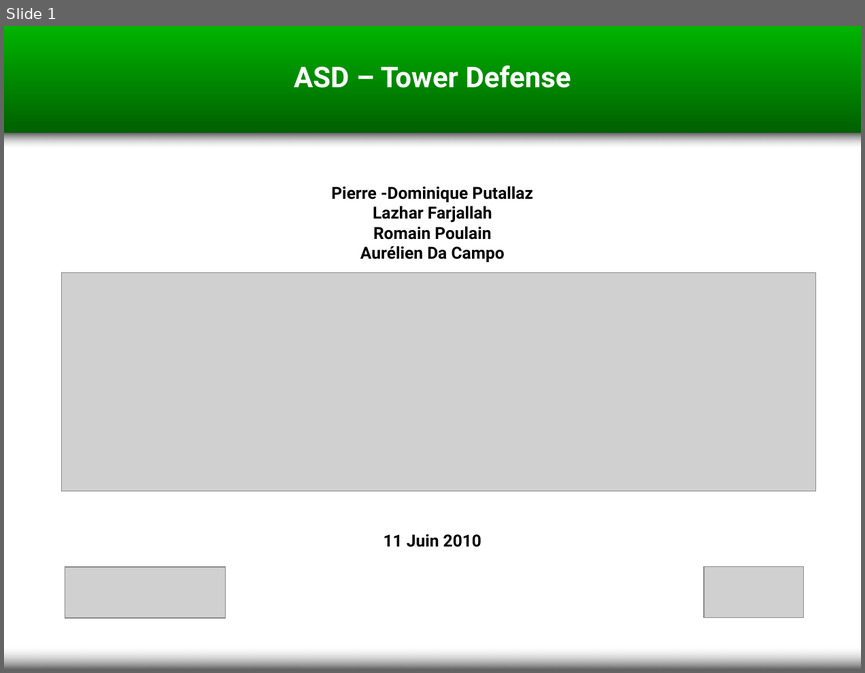
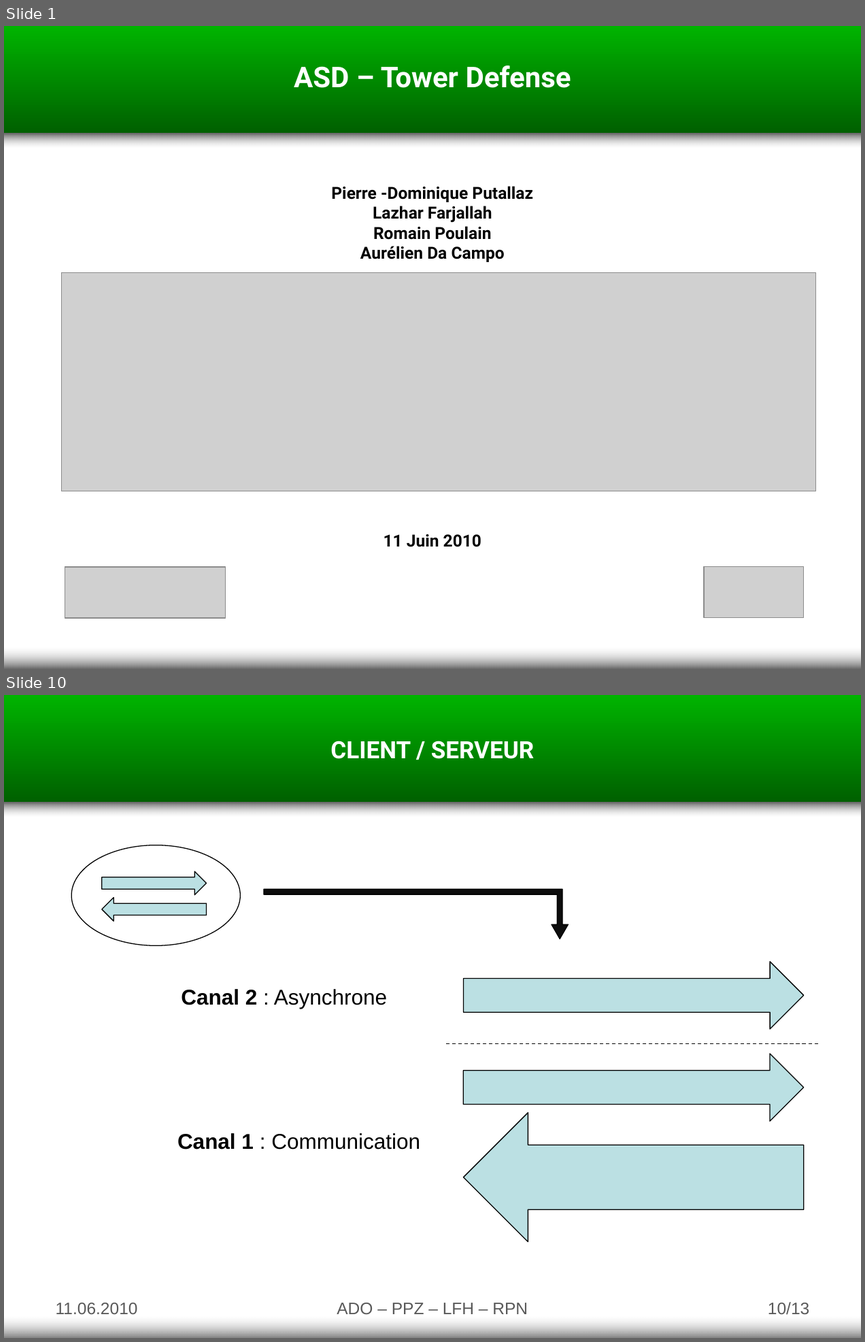
Before and after one commit to Adolio/asd-tower-defense, a slide deck: documents/v2.0/Presentation - PierreDo.pptx. Shown one above the other, each under a label of ours: slide 1 before the commit, slides 1 and 10 after it; the slides between them are not shown. The pictures are 865x673 and 865x1342 pixels, drawn with LibreOffice and Linux fonts; fonts in the diff are those of the drawing; grey boxes stand for pictures. Boxes give left, top, right and bottom in pixels: in the first picture for what was removed or moved away, otherwise in the second. Text is boxed around its words. In the diff, an @@ line names an element or a change of style, - is before the commit and + after.

```diff
--- a/documents/v2.0/Presentation - PierreDo.pptx
+++ b/documents/v2.0/Presentation - PierreDo.pptx
@@ slide 10 added at [4,695,861,1338], background #FFFFFF @@
@@ rectangle added at [4,695,861,802], fill gradient #00B400 to #006000 @@
@@ text added at [330,741,534,759], 20 pt, text #FFFFFF, bold @@
+CLIENT / SERVEUR
@@ rectangle added at [4,802,861,817], fill gradient #5F5F5F to #DDDDDD @@
@@ ellipse added at [72,845,241,945], outline #000000 0.75 pt @@
@@ right arrow added at [102,872,206,896], fill #BBE0E3, outline #000000 0.75 pt @@
@@ right arrow added at [102,897,206,921], fill #BBE0E3, outline #000000 0.75 pt @@
@@ bent up arrow added at [264,889,568,938], fill #0D0D0D, outline #000000 0.75 pt @@
@@ right arrow added at [463,962,804,1029], fill #BBE0E3, outline #000000 0.75 pt @@
@@ text added at [181,989,387,1008], 18 pt, text #000000 @@
+Canal 2 : Asynchrone
@@ line added from (446, 1043) to (818, 1043), #000000 0.75 pt dashed @@
@@ right arrow added at [463,1053,804,1121], fill #BBE0E3, outline #000000 0.75 pt @@
@@ right arrow added at [463,1113,804,1242], fill #BBE0E3, outline #000000 0.75 pt @@
@@ text added at [177,1133,420,1149], 18 pt, text #000000 @@
+Canal 1 : Communication
@@ text added at [56,1302,138,1314], 14 pt, text #595959 @@
+11.06.2010
@@ text added at [337,1302,528,1314], 14 pt, text #595959 @@
+ADO – PPZ – LFH – RPN
@@ page number added at [768,1302,809,1314], 14 pt, text #595959 @@
+10/13
@@ rectangle added at [4,1317,861,1338], fill gradient #DDDDDD to #767676 @@
```
Also in this commit, not shown: 11 slides changed.
